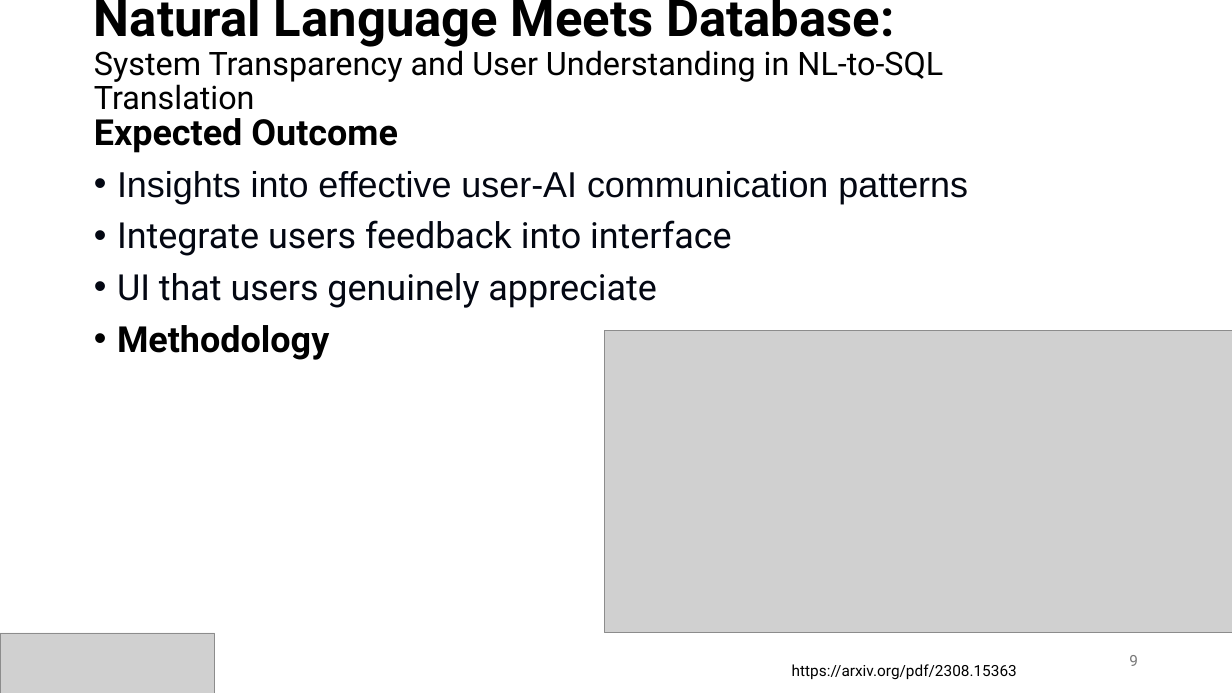
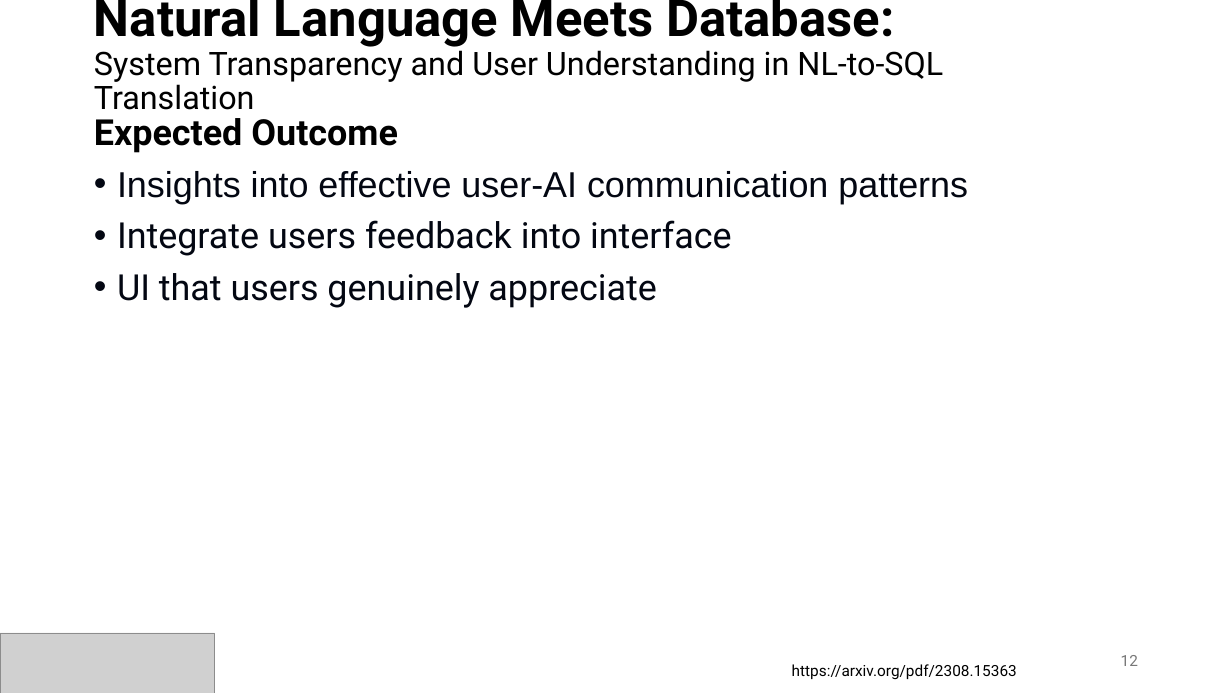
Before and after one commit to ParssaJ/HCI-AI, a slide deck: slide 12 of Presentation/HAI.pptx (slide 9 before the commit). Drawn at 1232x693 pixels with LibreOffice and Linux fonts; fonts in the diff are those of the drawing; grey boxes stand for pictures. Boxes give left, top, right and bottom in pixels: in the first picture for what was removed or moved away, otherwise in the second. Text is boxed around its words. In the diff, an @@ line names an element or a change of style, - is before the commit and + after.

Commit message:
Präsentation PDF

```diff
--- a/Presentation/HAI.pptx
+++ b/Presentation/HAI.pptx
@@ text at <box>117,325,329,360</box>: paragraph removed @@
-• Methodology
@@ picture removed at <box>604,331,1232,633</box> @@
@@ page number at <box>1121,655,1138,666</box>: text changed @@
-9
+12
```
Also in this commit, not shown: 1 other slide changed, 4 slides added, 1 other file.
